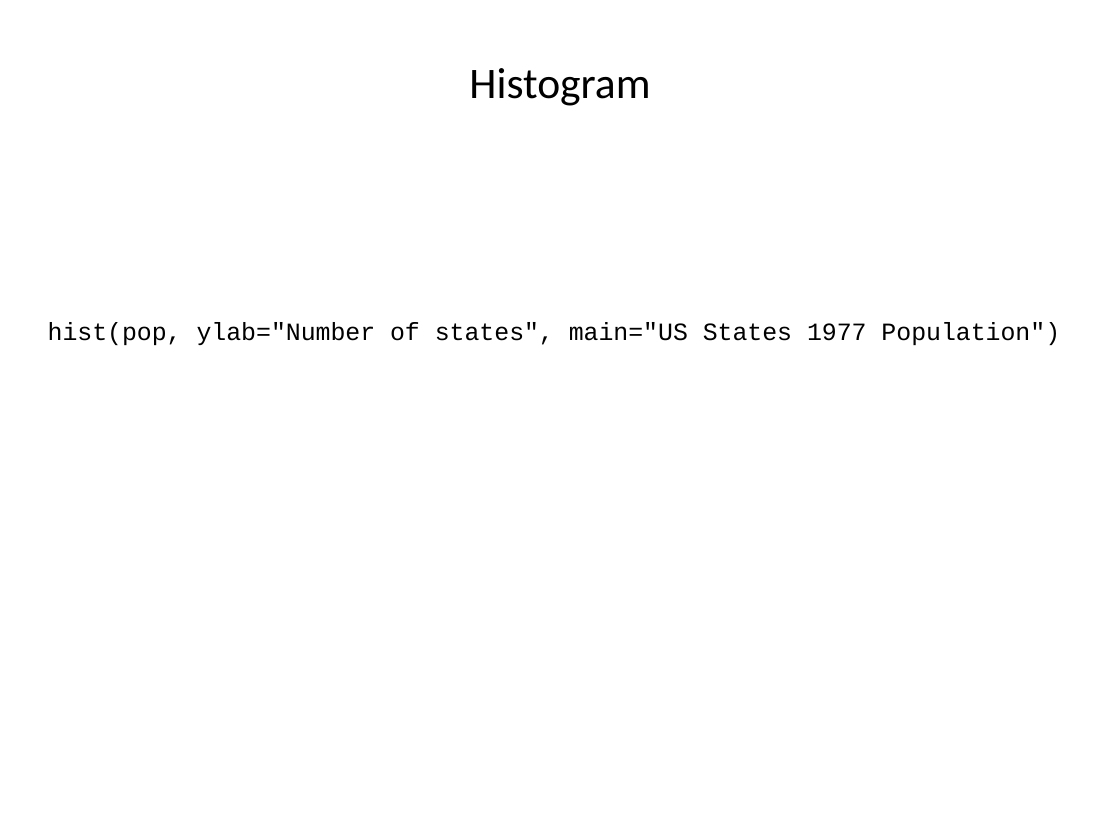
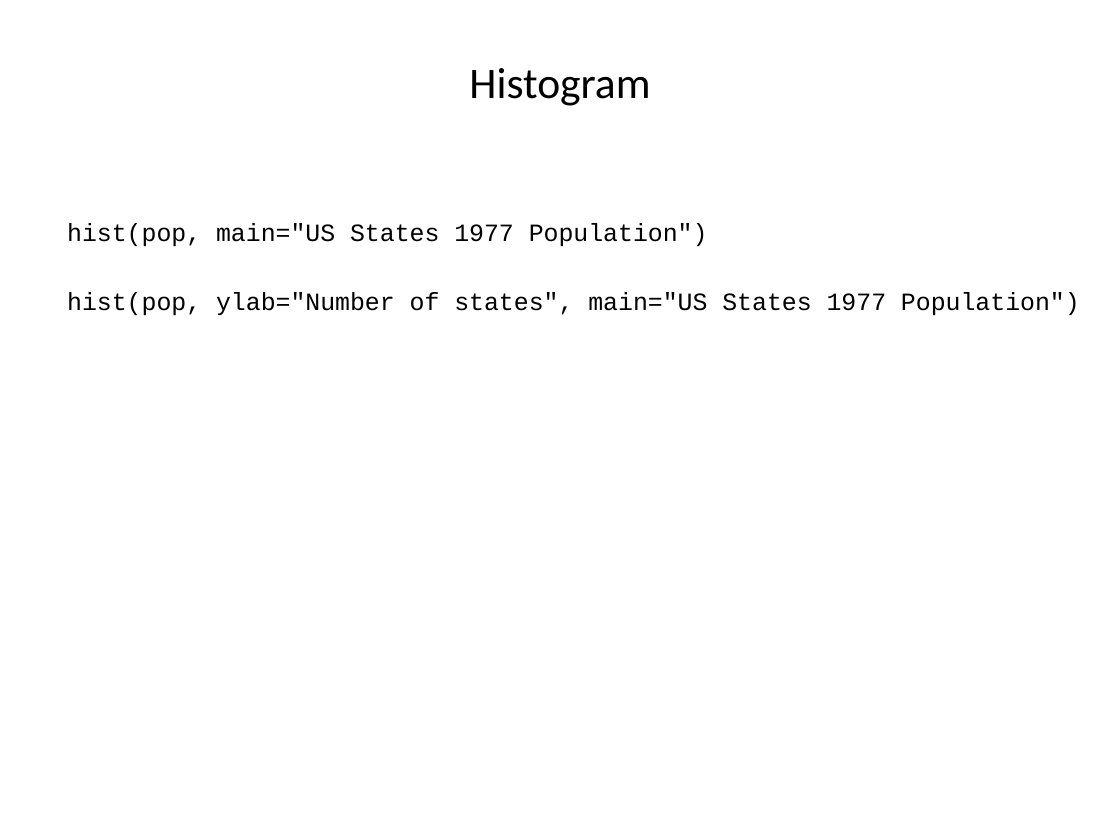
Before and after one commit to ravinpoudel/PLPTH813Bioinformatics, a slide deck: slide 23 of labs/lab03_R.pptx. Drawn at 1120x840 pixels with LibreOffice and Linux fonts; fonts in the diff are those of the drawing. Boxes give left, top, right and bottom in pixels: in the first picture for what was removed or moved away, otherwise in the second. Text is boxed around its words. In the diff, an @@ line names an element or a change of style, - is before the commit and + after.

```diff
--- a/labs/lab03_R.pptx
+++ b/labs/lab03_R.pptx
@@ text "hist(pop, main="US States 1977 Population")": place and size @@
-text "hist(pop, main="US States 1977 Population")" at <box>48,322,1060,345</box>
+text "hist(pop, main="US States 1977 Population")" at <box>67,223,1080,315</box>
@@ text at <box>67,223,708,246</box>: paragraph added @@
+hist(pop, main="US States 1977 Population")
```
Also in this commit, not shown: 1 other slide changed, 1 slide added, 1 slide removed.
